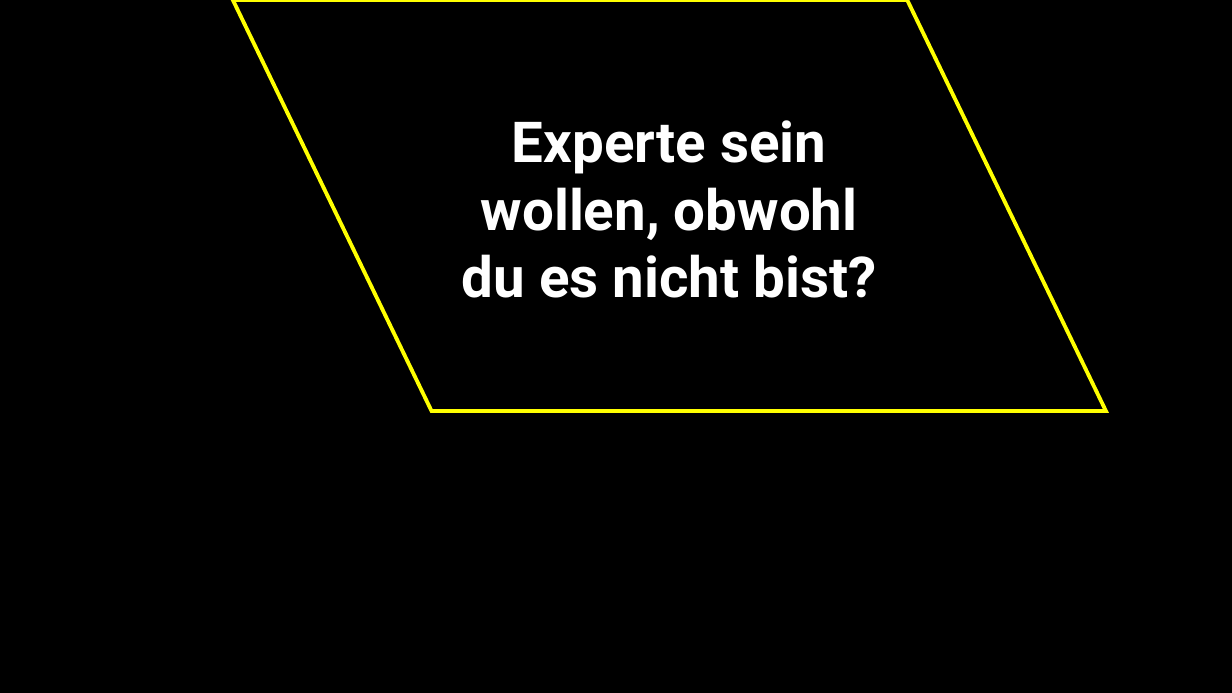
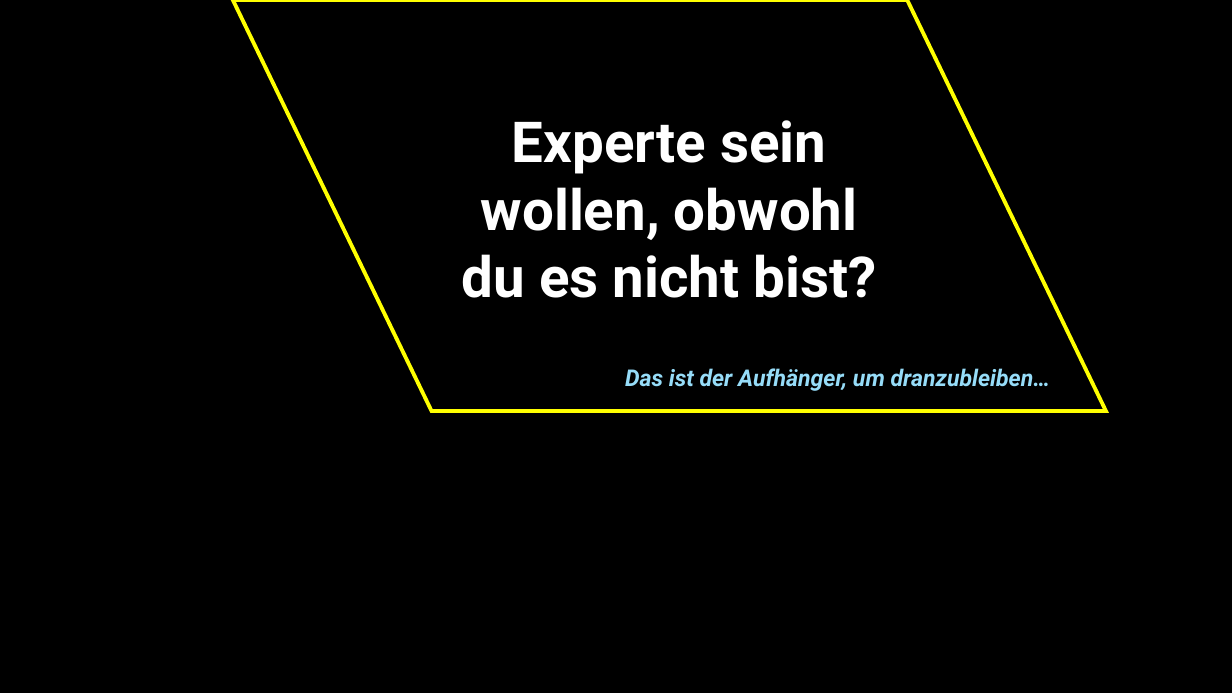
Before and after one commit to jkruppa/teaching, a slide deck: slide 2 of talks/202510_roulette/Kruppa_Scheetz.pptx. Drawn at 1232x693 pixels with LibreOffice and Linux fonts; fonts in the diff are those of the drawing. Boxes give left, top, right and bottom in pixels: in the first picture for what was removed or moved away, otherwise in the second. Text is boxed around its words. In the diff, an @@ line names an element or a change of style, - is before the commit and + after.

```diff
--- a/talks/202510_roulette/Kruppa_Scheetz.pptx
+++ b/talks/202510_roulette/Kruppa_Scheetz.pptx
@@ text added at (x1=625, y1=368, x2=1050, y2=391), 18 pt, text #96DCF8, bold, italic @@
+Das ist der Aufhänger, um dranzubleiben…
```
Also in this commit, not shown: 4 other slides changed, 1 slide added, 4 other files.
